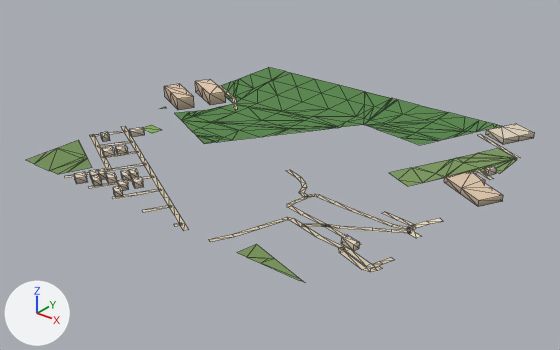
Two versions of the glTF model public/assets/bengaluru-region-v1/tiles/t23_-19-l1.glb, one commit apart.
Camera for both pictures: a camera (50 mm lens) standing at (12335.0, -10012.0, 426.0) and looking at (11746.0, -9276.0, -30.0). Arrows for +X, +Y and +Z are at lower left; the lights stay in place. The first picture is the older version. Mesh edges are drawn as thin lines.

Names of what the first picture shows: 'building', 'ground'.
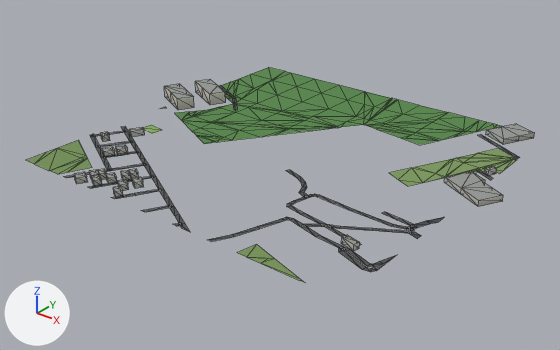
Pixel boxes [x1, y1, x2, y2] of what changed, in the pictures (560 x 350 px; the box of a moved part takes in the faces that stretch with it):
part 1 of me_building, recoloured: [74, 79, 534, 251] in both
part 2 of me_ground, moved or reshaped: before [65, 134, 304, 242]; after [64, 134, 304, 242]
part 3 of me_ground, moved or reshaped: before [347, 218, 443, 272]; after [347, 217, 444, 272]
part 4 of me_ground, moved or reshaped: [476, 134, 520, 180] in both
part 5 of me_ground, recoloured: [90, 86, 493, 272] in both

The change, as a list of edits to the scene's bpy script:
```text
Change me_building:
    used by ob_building; location = (11500.0, -9500.0, 0.0)
    remove me_building.from_pydata(...)  # 180 vertices, 229 faces; spans x -35.0..534.0, y -1.0..504.0, z 0.0..18.0
    add me_building.from_pydata(...)  # 180 vertices, 278 faces; spans x -35.0..534.0, y -1.0..504.0, z 0.0..18.0
    me_building part 1: 229 kept faces spanning x -35.0..534.0, y -1.0..504.0, z 0.0..18.0 get new vertex colours
    edits to the shape of me_building do not show in these pictures
Change me_ground:
    used by ob_ground; location = (11500.0, -9500.0, 0.0)
    remove me_ground.from_pydata(...)  # 457 vertices, 502 faces; spans x -1.0..503.0, y -3.0..500.0, z 1.0
    add me_ground.from_pydata(...)  # 461 vertices, 506 faces; spans x 0.0..500.0, y 0.0..500.0, z 1.0
    me_ground part 2: 11 vertices moved from x -1.0..349.0, y -3.0..117.0, z 1.0 to x 0.0..350.0, y 0.0..117.0, z 1.0; 13 vertices removed from x 80.0..295.0, y -1.0..27.0, z 1.0; 15 vertices added at x 79.0..288.0, y 0.0..25.0, z 1.0
    me_ground part 3: 8 vertices moved from x 487.0..503.0, y 62.0..194.0, z 1.0 to x 488.0..500.0, y 61.0..188.0, z 1.0; 3 vertices removed from x 497.0..501.0, y 92.0..198.0, z 1.0; 5 vertices added at x 499.0..500.0, y 82.0..204.0, z 1.0
    me_ground part 4: 3 vertices moved from x 448.0..499.0, y 324.0..437.0, z 1.0 to x 458.0..500.0, y 330.0..432.0, z 1.0; 5 vertices removed from x 473.0..501.0, y 329.0..424.0, z 1.0; 5 vertices added at x 494.0..500.0, y 323.0..413.0, z 1.0
    me_ground part 5: 161 kept faces spanning x 0.0..500.0, y 0.0..450.0, z 1.0 get new vertex colours; the middle colour goes from beige #d7c9ae to dark grey #535556
    other edits to the shape of me_ground do not show in these pictures
```
